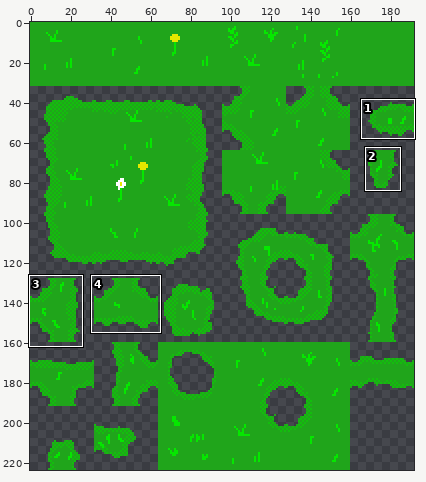
Sprite sheet: sprites/tileset_hierba.png. The picture above shows the old version from afar; the outline marks the close-up.
Close-up. The starting point:
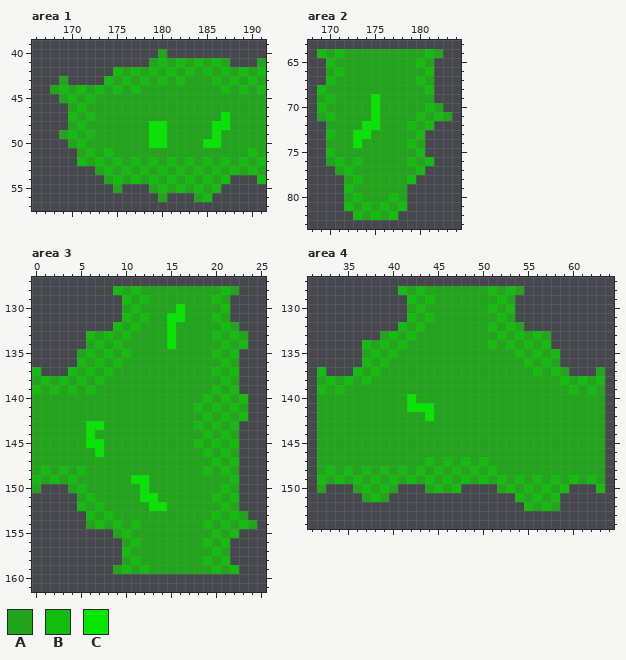
The file is 192x224 pixels. Shown: area 1: x 166..191, y 39..57; area 2: x 168..184, y 63..83; area 3: x 0..25, y 127..161; area 4: x 31..64, y 127..154. The commit also changed other parts of the picture, which this record leaves out.
Palette (. is transparent): A #20a51b  B #13bd0d  C #05e700
After:
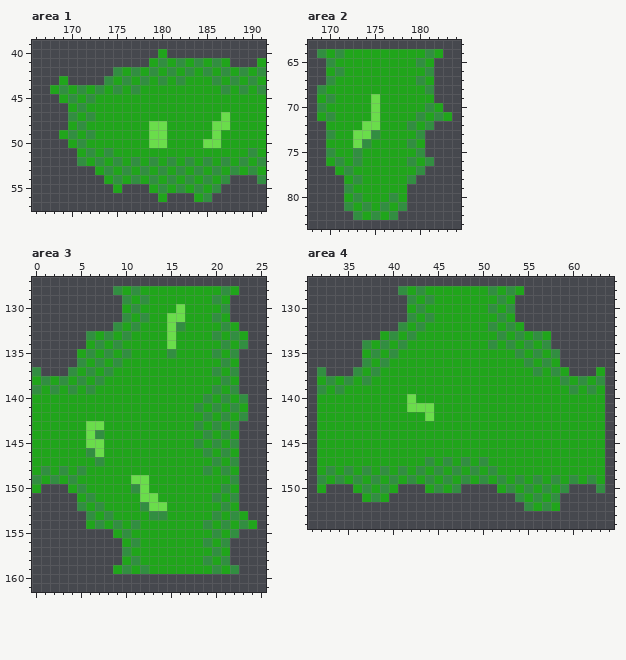
Change:
Colour B changes from #13bd0d to #328e41.
Colour C changes from #05e700 to #6add4b.
Area 2:
The author changed colour A to colour B in row 73 at x 175; in row 74 at x 174; in row 75 at x 173.
Area 3:
The author changed colour A to colour B in row 132 at x 16; in row 135 at x 15; in row 144 at x 7; in row 146 at x 6; in row 147 at x 7; in row 150 at x 11.
The author changed colour A to colour B in row 152 at x 12; in row 153 at x 13 to 14.
